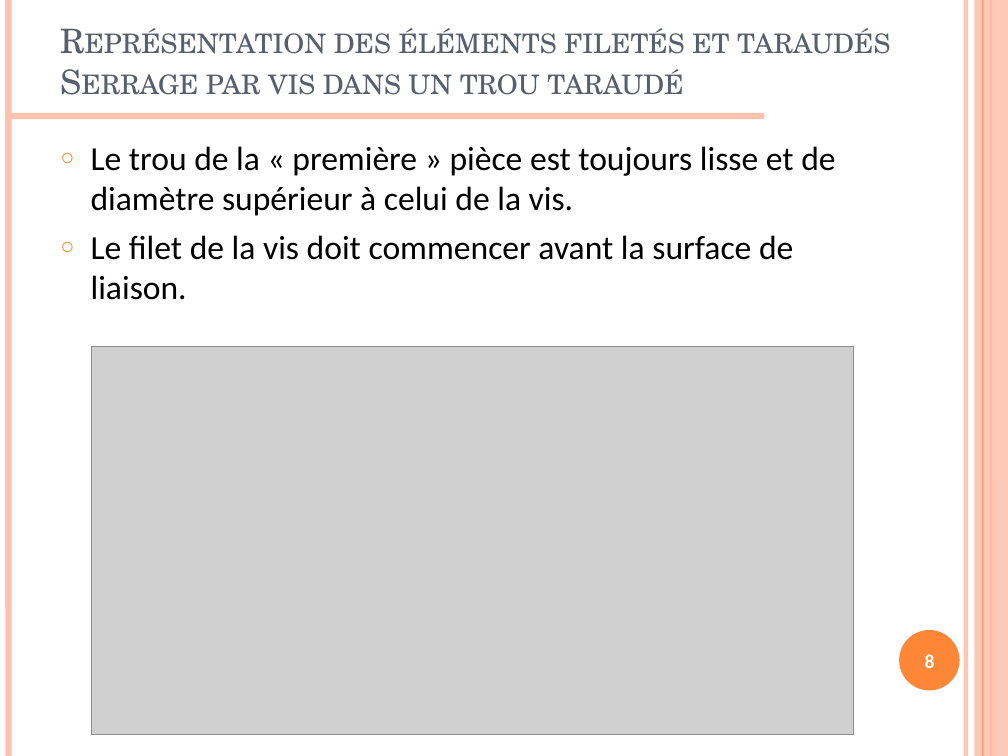
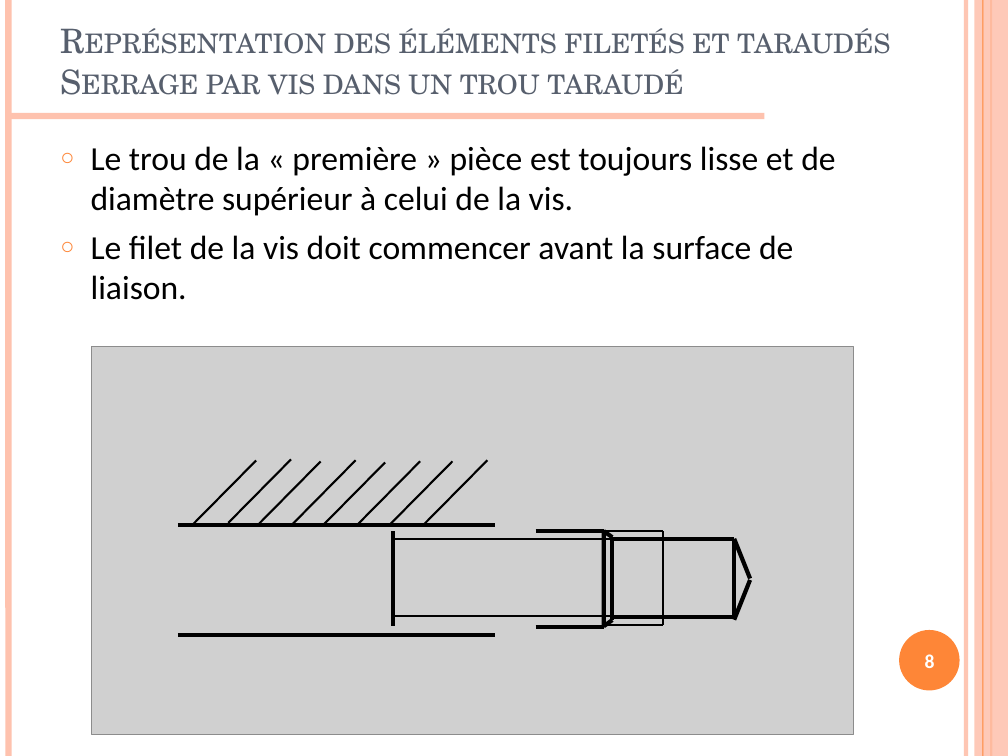
Before and after one commit to xpessoles/07_Etude_Systemes_Mecaniques_Analyser_Concevoir_Realiser, a slide deck: slide 8 of Concevoir/01_BasesCommunicationTechnique/02_ElementsFiletes/Cours/PPT/07_CPT_02_ElementsFiletes_PPT.pptx. Drawn at 1008x756 pixels with LibreOffice and Linux fonts; fonts in the diff are those of the drawing; grey boxes stand for pictures; background and template pictures are left out. Boxes give left, top, right and bottom in pixels: in the first picture for what was removed or moved away, otherwise in the second. Text is boxed around its words. In the diff, an @@ line names an element or a change of style, - is before the commit and + after.

```diff
--- a/Concevoir/01_BasesCommunicationTechnique/02_ElementsFiletes/Cours/PPT/07_CPT_02_ElementsFiletes_PPT.pptx
+++ b/Concevoir/01_BasesCommunicationTechnique/02_ElementsFiletes/Cours/PPT/07_CPT_02_ElementsFiletes_PPT.pptx
@@ line added from (194, 524) to (256, 461), #000000 1.5 pt @@
@@ line added from (228, 523) to (291, 460), #000000 1.5 pt @@
@@ line added from (258, 525) to (321, 462), #000000 1.5 pt @@
@@ line added from (292, 524) to (356, 461), #000000 1.5 pt @@
@@ line added from (323, 526) to (385, 463), #000000 1.5 pt @@
@@ line added from (357, 525) to (420, 462), #000000 1.5 pt @@
@@ line added from (390, 525) to (453, 462), #000000 1.5 pt @@
@@ line added from (424, 524) to (488, 461), #000000 1.5 pt @@
@@ line added from (177, 525) to (495, 525), #000000 3 pt @@
@@ line added from (393, 531) to (393, 626), #000000 3 pt @@
@@ line added from (393, 539) to (610, 539), #000000 1.5 pt @@
@@ line added from (535, 531) to (604, 531), #000000 3 pt @@
@@ line added from (604, 627) to (604, 531), #000000 3 pt @@
@@ line added from (612, 537) to (604, 531), #000000 3 pt @@
@@ line added from (604, 531) to (662, 531), #000000 1.5 pt @@
@@ line added from (612, 620) to (612, 537), #000000 3 pt @@
@@ line added from (612, 539) to (734, 539), #000000 3 pt @@
@@ line added from (662, 531) to (662, 625), #000000 1.5 pt @@
@@ line added from (734, 617) to (734, 539), #000000 3 pt @@
@@ line added from (750, 579) to (734, 539), #000000 3 pt @@
@@ line added from (750, 580) to (734, 620), #000000 3 pt @@
@@ line added from (393, 616) to (610, 616), #000000 1.5 pt @@
@@ line added from (535, 627) to (604, 627), #000000 3 pt @@
@@ line added from (612, 620) to (604, 626), #000000 3 pt @@
@@ line added from (604, 625) to (662, 625), #000000 1.5 pt @@
@@ line added from (612, 617) to (734, 617), #000000 3 pt @@
@@ line added from (177, 635) to (495, 635), #000000 3 pt @@
```
Also in this commit, not shown: 9 other files.
